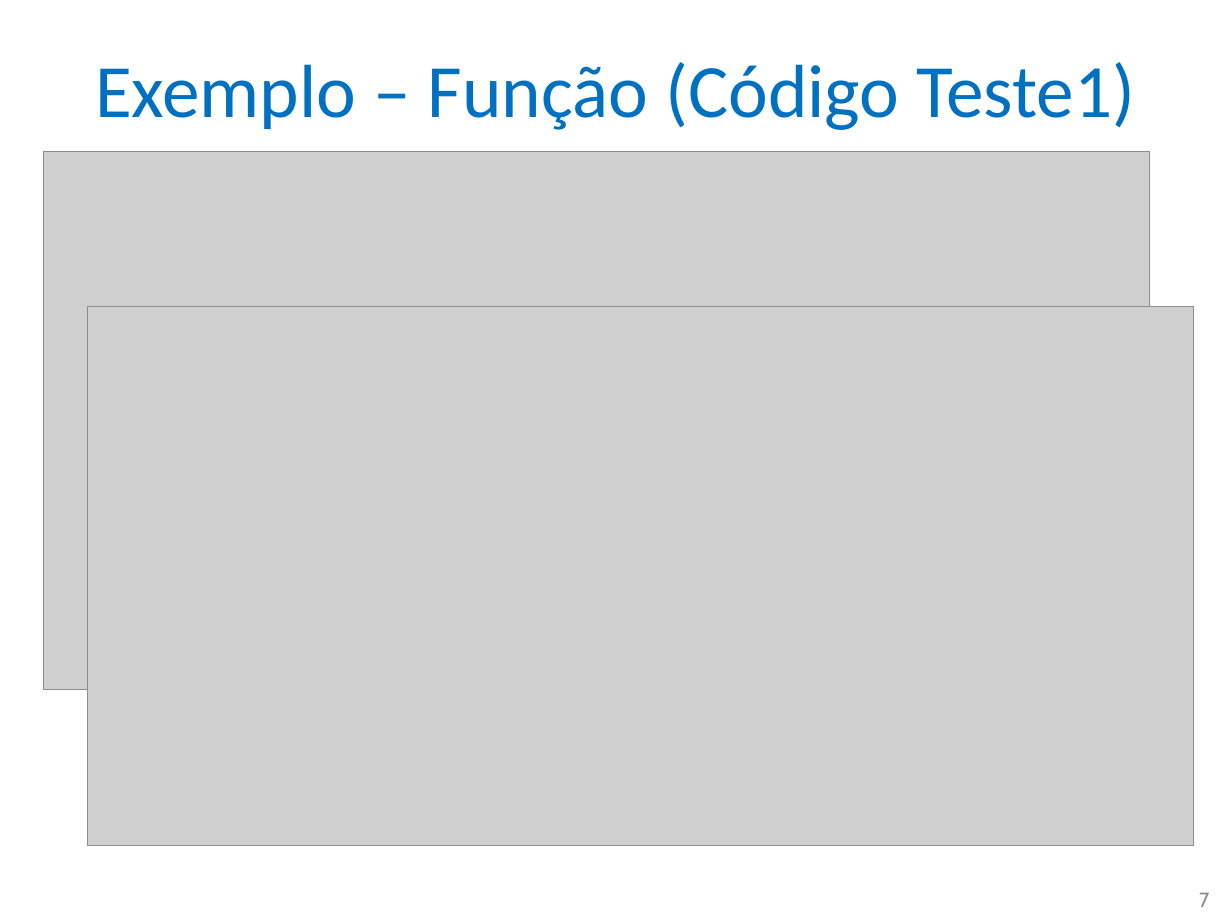
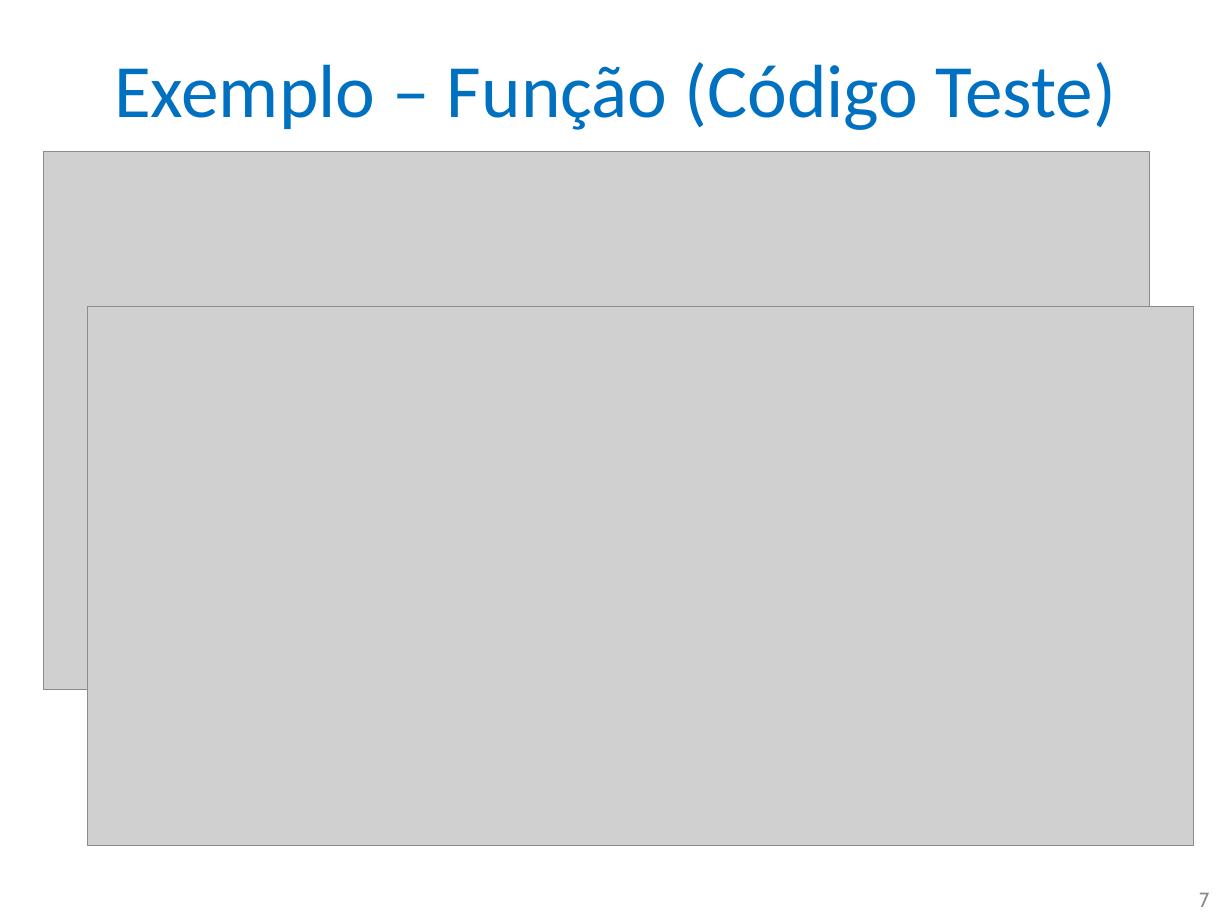
Before and after one commit to nascimentolwtn/INPE-CAP-385_DesenvolvimentoFrameworks, a slide deck: slide 7 of CAP385-00-Presentations/01-MATLAB xUnit Test Framework.pptx. Drawn at 1232x924 pixels with LibreOffice and Linux fonts; fonts in the diff are those of the drawing; grey boxes stand for pictures. Boxes give left, top, right and bottom in pixels: in the first picture for what was removed or moved away, otherwise in the second. Text is boxed around its words. In the diff, an @@ line names an element or a change of style, - is before the commit and + after.

```diff
--- a/CAP385-00-Presentations/01-MATLAB xUnit Test Framework.pptx
+++ b/CAP385-00-Presentations/01-MATLAB xUnit Test Framework.pptx
@@ title at (x1=114, y1=62, x2=1117, y2=130): text changed @@
-Exemplo – Função (Código Teste1)
+Exemplo – Função (Código Teste)
```
Also in this commit, not shown: 1 other slide changed, 2 slides added, 1 other file.
